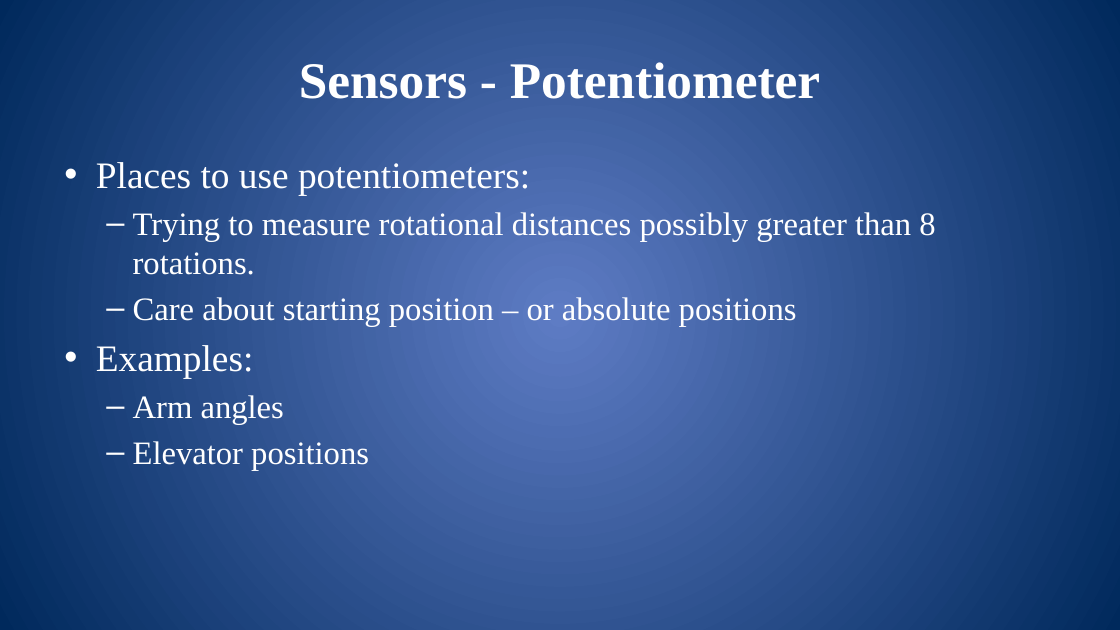
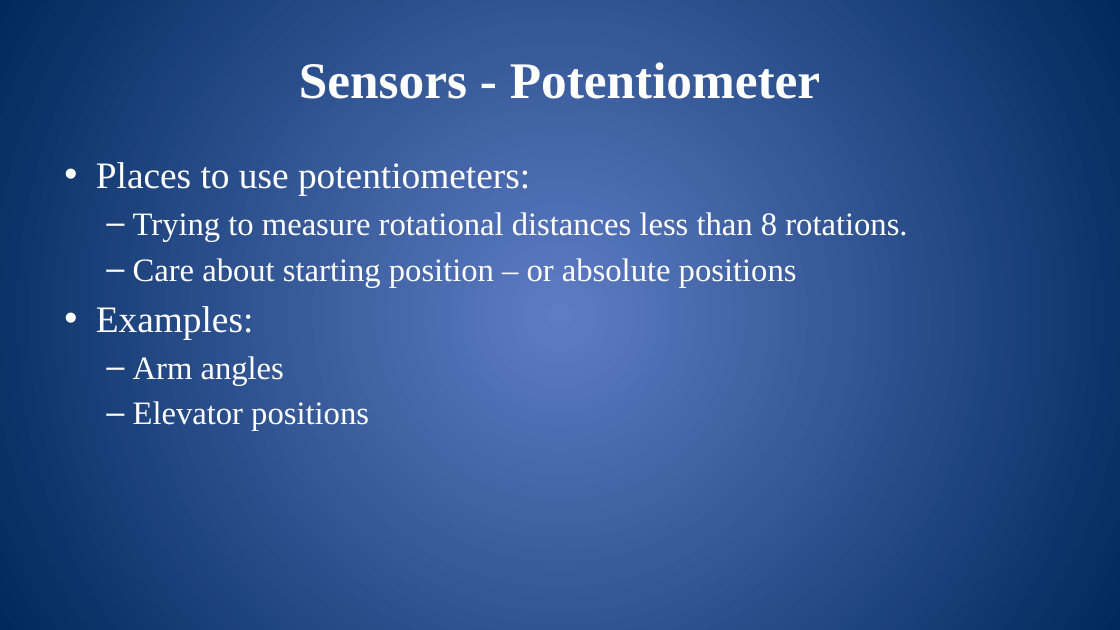
Before and after one commit to mshafer1/frc-labview-workshops, a slide deck: slide 36 of files/2019/LabVIEW_Advanced.pptx. Drawn at 1120x630 pixels with LibreOffice and Linux fonts; fonts in the diff are those of the drawing. Boxes give left, top, right and bottom in pixels: in the first picture for what was removed or moved away, otherwise in the second. Text is boxed around its words. In the diff, an @@ line names an element or a change of style, - is before the commit and + after.

```diff
--- a/files/2019/LabVIEW_Advanced.pptx
+++ b/files/2019/LabVIEW_Advanced.pptx
@@ text at bbox=[133, 212, 907, 241]: text changed @@
-  – Trying to measure rotational distances possibly greater than 8 rotations.
+  – Trying to measure rotational distances less than 8 rotations.
```
Also in this commit, not shown: 1 other file.
